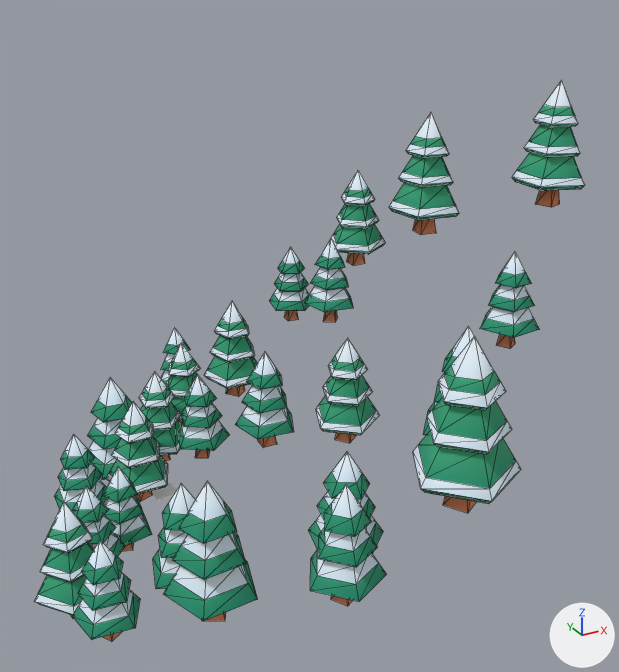
A saved change to the glTF model public/assets/toycar/set-flurry-forest-k.glb.
Camera for both pictures: a camera (50 mm lens) standing at (-14.5, -62.9, 20.3) and looking at (-1.4, -39.1, 8.4). The lights are fixed; the arrows at lower right show +X, +Y and +Z. The first picture is the older version. Mesh edges are drawn as thin lines on the coarser meshes. Where no turn or scale is listed for an object, it has been applied to the vertices. Vertices at exactly the same position are counted once.

Objects in the first picture: 'pines' and 1 more.
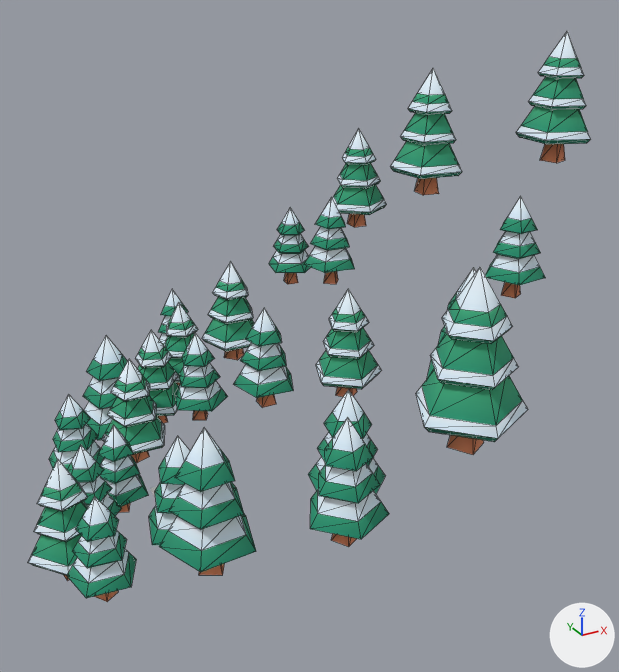
Where the change shows, as pixel boxes (x1, y1, x2, y2) in the pictures (619 x 672 px; the box of a moved part takes in the faces that stretch with it):
'pines', reshaped, moved
    before: (34, 80, 585, 642)
    after: (28, 31, 591, 602)
part 1 of me_pines, moved or reshaped
    before: (102, 632, 121, 642)
    after: (94, 591, 118, 602)
part 2 of me_pines, moved or reshaped
    before: (73, 589, 140, 639)
    after: (67, 549, 136, 598)
part 3 of me_pines, moved or reshaped
    before: (78, 572, 131, 610)
    after: (72, 530, 126, 568)
part 4 of me_pines, moved or reshaped
    before: (81, 541, 123, 585)
    after: (76, 496, 119, 542)
part 5 of me_pines, moved or reshaped (mostly hidden)
    before: (331, 595, 353, 606)
    after: (331, 534, 357, 547)
part 6 of me_pines, moved or reshaped
    before: (310, 549, 387, 601)
    after: (310, 488, 389, 539)
part 7 of me_pines, moved or reshaped
    before: (318, 527, 378, 567)
    after: (319, 464, 380, 503)
part 8 of me_pines, moved or reshaped
    before: (324, 484, 372, 537)
    after: (325, 418, 374, 471)
part 9 of me_pines, moved or reshaped
    before: (399, 155, 453, 187)
    after: (400, 113, 456, 145)
part 10 of me_pines, moved or reshaped
    before: (406, 112, 449, 158)
    after: (408, 68, 452, 115)
part 11 of me_pines, moved or reshaped
    before: (34, 502, 94, 618)
    after: (28, 459, 88, 581)
part 12 of me_pines, moved or reshaped
    before: (72, 486, 125, 557)
    after: (68, 445, 122, 516)
part 13 of me_pines, moved or reshaped
    before: (153, 481, 258, 621)
    after: (149, 428, 256, 575)
part 14 of me_pines, moved or reshaped
    before: (308, 336, 521, 554)
    after: (308, 267, 528, 493)
part 15 of me_pines, moved or reshaped
    before: (512, 80, 585, 207)
    after: (516, 31, 591, 163)

The edits, one by one:
me_pines is used by ob_pines; location (-5.2, -33.4, 1.56).
me_pines had 1552 vertices, 2428 faces and spanned x -6.7..15.4, y -15.5..3.9, z -0.9..14.8.
me_pines now has 1552 vertices, 2428 faces and spans x -6.7..15.4, y -15.5..3.9, z -1.0..14.7.
me_pines part 1: the loose piece of 8 vertices spanning x -5.2..-4.6, y -9.6..-9.0, z 0.5..1.1 is moved by (0.0, 0.0, -0.3).
me_pines part 2: the loose piece of 16 vertices spanning x -5.9..-3.9, y -10.2..-8.3, z 1.0..1.9 is moved by (0.0, 0.0, -0.3).
me_pines part 3: the loose piece of 16 vertices spanning x -5.6..-4.1, y -10.0..-8.5, z 1.6..2.7 is moved by (0.0, 0.0, -0.3).
me_pines part 4: the loose piece of 12 vertices spanning x -5.5..-4.3, y -9.9..-8.7, z 2.6..3.8 is moved by (0.0, 0.0, -0.3).
me_pines part 5: the loose piece of 8 vertices spanning x -0.2..0.4, y -14.6..-14.0, z 3.5..4.2 is moved by (0.0, 0.0, 0.1).
me_pines part 6: the loose piece of 16 vertices spanning x -1.0..1.0, y -15.4..-13.3, z 4.1..5.0 is moved by (0.0, 0.0, 0.1).
me_pines part 7: the loose piece of 16 vertices spanning x -0.7..0.8, y -15.1..-13.5, z 4.7..5.8 is moved by (0.0, 0.0, 0.1).
me_pines part 8: the loose piece of 12 vertices spanning x -0.5..0.7, y -14.9..-13.7, z 5.7..7.0 is moved by (0.0, 0.0, 0.1).
me_pines part 9: the loose piece of 21 vertices spanning x 10.5..12.7, y -2.7..-0.4, z 10.5..11.6 is moved by (0.0, 0.0, -0.1).
me_pines part 10: the loose piece of 22 vertices spanning x 10.7..12.4, y -2.4..-0.7, z 11.6..13.3 is moved by (0.0, 0.0, -0.1).
me_pines part 11: 72 of the vertices in x -6.7..-4.4, y -8.6..-6.2, z 0.1..4.1 are moved by (0.0, 0.0, -0.3).
me_pines part 12: 52 of the vertices in x -5.2..-3.1, y -6.1..-4.0, z -0.5..2.9 are moved by (0.0, 0.0, -0.2).
me_pines part 13: all 104 vertices in x -3.5..-0.8, y -11.8..-7.0, z 0.0..5.7 are moved by (0.0, 0.0, -0.1).
me_pines part 14: 124 of the vertices in x 0.1..5.5, y -15.5..-11.7, z 3.2..10.0 are moved by (0.0, 0.0, 0.1).
me_pines part 15: all 72 vertices in x 12.8..15.4, y -7.3..-4.6, z 10.3..14.8 are moved by (0.0, 0.0, -0.1).
Other edits to the shape of me_pines do not show in these pictures.
Object 'pines' (ob_pines) moves from (-5.2, -33.4, 1.56) to (-5.2, -33.4, 3.32).
